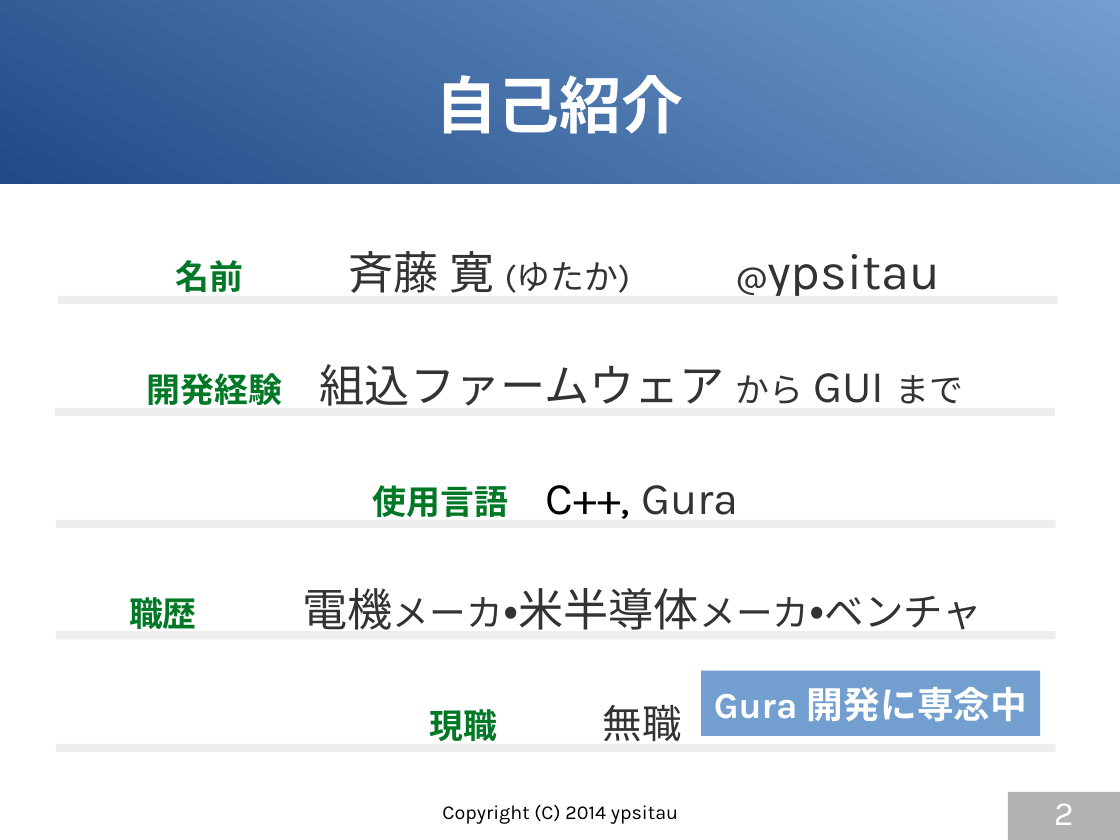
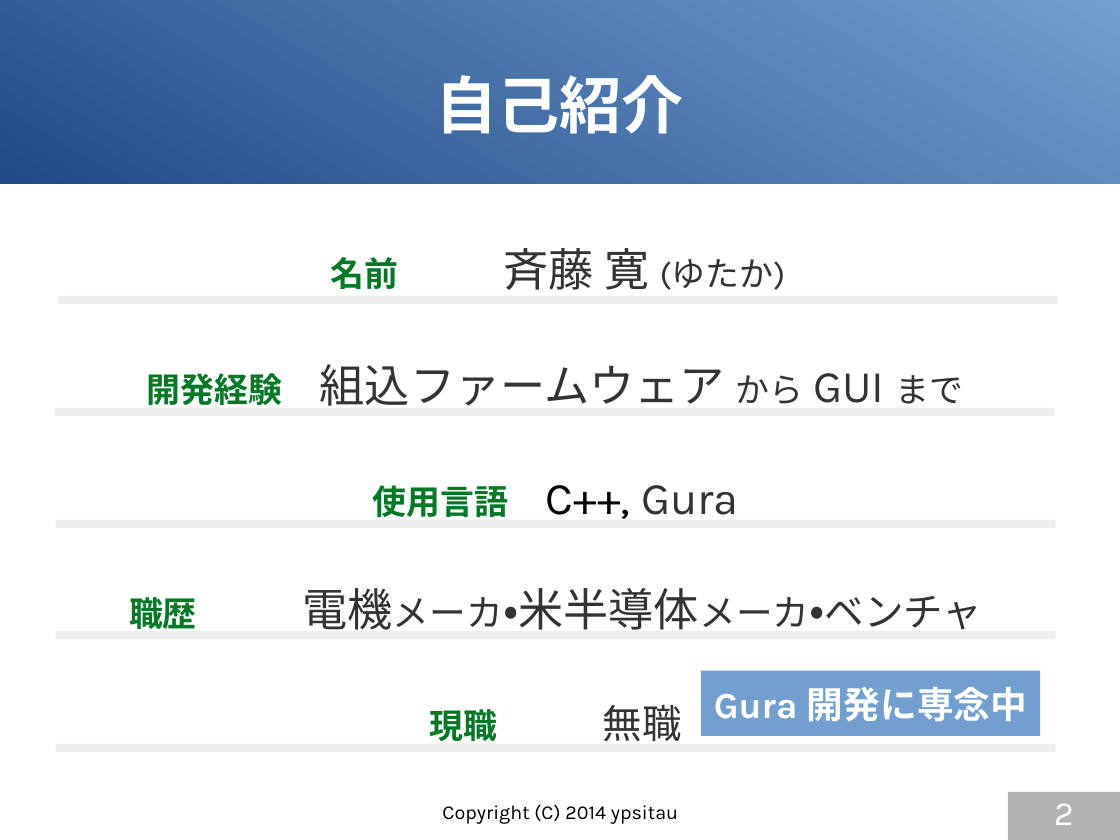
Before and after one commit to gura-lang/gura-doc, a slide deck: slide 2 of presentation/gura-introduction.odp. Drawn at 1120x840 pixels with LibreOffice and Linux fonts; fonts in the diff are those of the drawing. Boxes give left, top, right and bottom in pixels: in the first picture for what was removed or moved away, otherwise in the second. Text is boxed around its words. In the diff, an @@ line names an element or a change of style, - is before the commit and + after.

```diff
--- a/presentation/gura-introduction.odp
+++ b/presentation/gura-introduction.odp
@@ text at [504, 248, 786, 290]: text changed @@
-名前 斉藤 寛 (ゆたか) @ypsitau
+名前 斉藤 寛 (ゆたか)
```
Also in this commit, not shown: 8 other slides changed, 4 slides added.
